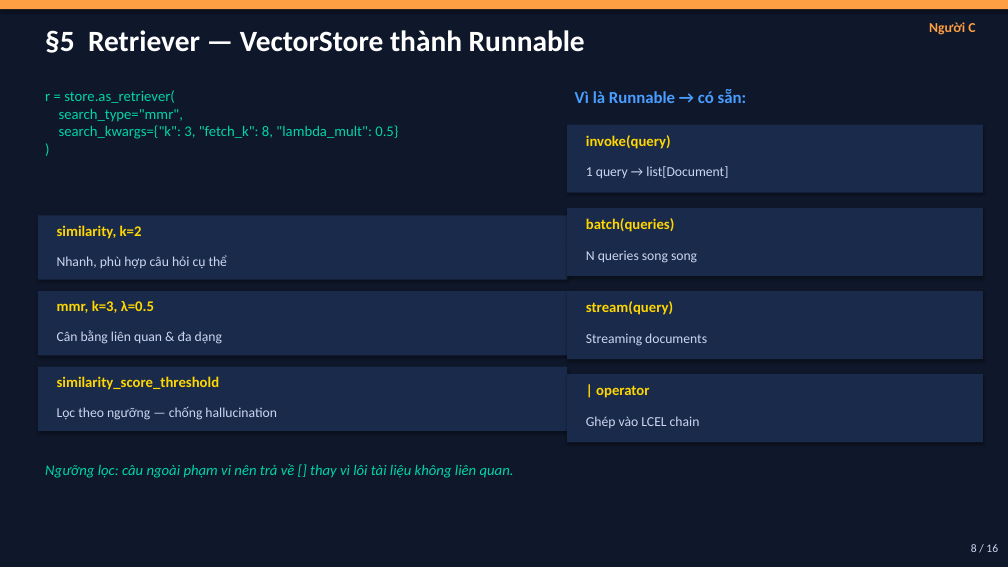
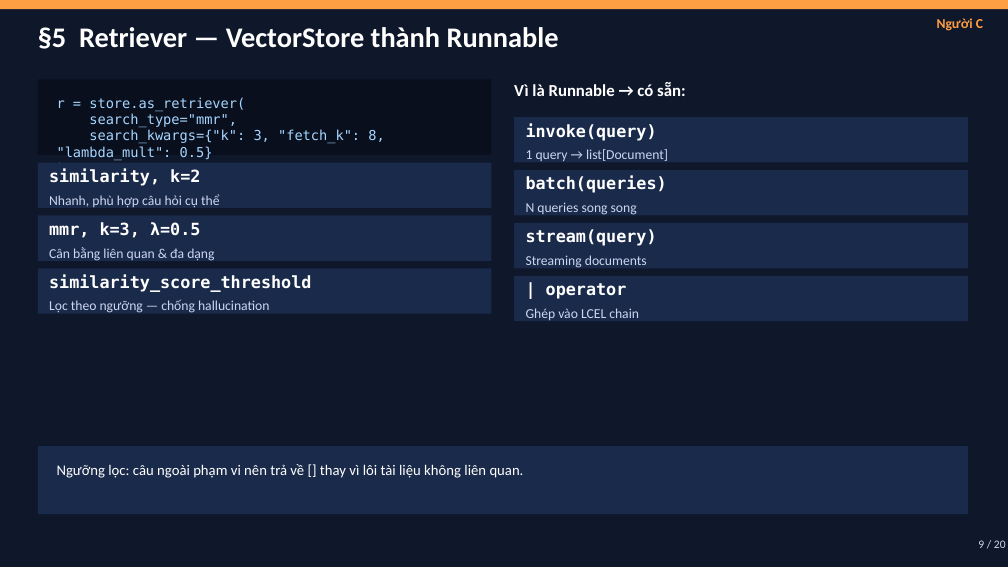
Before and after one commit to trinhminhkha24/b-i-t6-tu, a slide deck: slide 9 of LangChain_Presentation.pptx (slide 8 before the commit). Drawn at 1008x567 pixels with LibreOffice and Linux fonts; fonts in the diff are those of the drawing. Boxes give left, top, right and bottom in pixels: in the first picture for what was removed or moved away, otherwise in the second. Text is boxed around its words. In the diff, an @@ line names an element or a change of style, - is before the commit and + after.

```diff
--- a/LangChain_Presentation.pptx
+++ b/LangChain_Presentation.pptx
@@ text "§5 Retriever — VectorStore thành ..." at (38, 27, 559, 49): size 28 to 27 pt @@
@@ text "Người C": place and size @@
-text "Người C" at (929, 22, 975, 35)
+text "Người C" at (937, 18, 983, 31)
@@ rectangle added at (38, 79, 492, 155), fill #0A0F1E @@
@@ text "Vì là Runnable → có ...": place and size @@
-text "Vì là Runnable → có ..." at (575, 90, 747, 103)
+text "Vì là Runnable → có ..." at (514, 82, 686, 96)
@@ text "Vì là Runnable → có ..." at (514, 82, 686, 96): text colour #4A9EFF to #FFFFFF @@
@@ text at (57, 97, 384, 161): text changed; size 14 to 13 pt; font Calibri to DejaVu Sans Mono; text colour #00D4AA to #A5D6FF @@
-r = store.as_retriever(
-search_type="mmr",
-search_kwargs={"k": 3, "fetch_k": 8, "lambda_mult": 0.5}
-)
+r = store.as_retriever(
+search_type="mmr",
+search_kwargs={"k": 3, "fetch_k": 8, "lambda_mult": 0.5}
+)
@@ rectangle: place and size @@
-rectangle at (567, 125, 983, 193)
+rectangle at (514, 117, 968, 163)
@@ text "invoke(query)": place and size @@
-text "invoke(query)" at (586, 135, 671, 149)
+text "invoke(query)" at (526, 123, 657, 141)
@@ text "1 query → list[Document]": place and size @@
-text "1 query → list[Document]" at (586, 166, 728, 178)
+text "1 query → list[Document]" at (526, 149, 668, 161)
@@ rectangle: place and size @@
-rectangle at (567, 374, 983, 442)
+rectangle at (38, 163, 492, 208)
@@ text "similarity, k=2": place and size @@
-text "similarity, k=2" at (57, 225, 142, 239)
+text "similarity, k=2" at (49, 169, 200, 186)
@@ shadow off in 7 elements at (514, 223, 968, 268), (38, 216, 492, 261), (514, 117, 968, 163), (514, 276, 968, 321), (38, 268, 492, 314), (38, 163, 492, 208), (514, 170, 968, 216) @@
@@ rectangle: place and size @@
-rectangle at (38, 367, 567, 431)
+rectangle at (514, 170, 968, 216)
@@ text "batch(queries)": place and size @@
-text "batch(queries)" at (586, 218, 675, 232)
+text "batch(queries)" at (526, 176, 667, 193)
@@ text "Nhanh, phù hợp câu hỏi ...": place and size @@
-text "Nhanh, phù hợp câu hỏi ..." at (57, 255, 228, 268)
+text "Nhanh, phù hợp câu hỏi ..." at (49, 194, 220, 208)
@@ text "N queries song song": place and size @@
-text "N queries song song" at (586, 251, 697, 263)
+text "N queries song song" at (526, 202, 637, 215)
@@ rectangle: place and size @@
-rectangle at (38, 216, 567, 280)
+rectangle at (38, 216, 492, 261)
@@ text "mmr, k=3, λ=0.5": place and size @@
-text "mmr, k=3, λ=0.5" at (57, 300, 154, 313)
+text "mmr, k=3, λ=0.5" at (49, 222, 200, 238)
@@ rectangle: place and size @@
-rectangle at (567, 208, 983, 276)
+rectangle at (514, 223, 968, 268)
@@ text "stream(query)": place and size @@
-text "stream(query)" at (586, 301, 673, 315)
+text "stream(query)" at (526, 229, 657, 246)
@@ rectangle: place and size @@
-rectangle at (38, 291, 567, 355)
+rectangle at (38, 268, 492, 314)
@@ text "Cân bằng liên quan & ...": place and size @@
-text "Cân bằng liên quan & ..." at (57, 330, 222, 344)
+text "Cân bằng liên quan & ..." at (49, 247, 214, 261)
@@ text "Streaming documents": place and size @@
-text "Streaming documents" at (586, 333, 707, 346)
+text "Streaming documents" at (526, 255, 647, 268)
@@ size 14 to 16 pt, font Calibri to DejaVu Sans Mono, text colour #FFD700 to #FFFFFF in 7 elements at (526, 123, 657, 141), (526, 176, 667, 193), (49, 169, 200, 186), (526, 229, 657, 246), (49, 222, 200, 238), (546, 283, 627, 299), (49, 275, 311, 292) @@
@@ text "similarity_score_threshold": place and size @@
-text "similarity_score_threshold" at (57, 376, 220, 390)
+text "similarity_score_threshold" at (49, 275, 311, 292)
@@ text "Lọc theo ngưỡng — chống ...": place and size @@
-text "Lọc theo ngưỡng — chống ..." at (57, 407, 276, 420)
+text "Lọc theo ngưỡng — chống ..." at (49, 299, 269, 313)
@@ rectangle: place and size @@
-rectangle at (567, 291, 983, 359)
+rectangle at (514, 276, 968, 321)
@@ text "| operator": place and size @@
-text "| operator" at (596, 385, 649, 398)
+text "| operator" at (546, 283, 627, 299)
@@ text "Ghép vào LCEL chain": place and size @@
-text "Ghép vào LCEL chain" at (586, 416, 700, 428)
+text "Ghép vào LCEL chain" at (526, 308, 639, 320)
@@ rectangle added at (38, 446, 968, 514), fill #1A2A4A @@
@@ text "Ngưỡng lọc: câu ngoài phạm ...": place and size @@
-text "Ngưỡng lọc: câu ngoài phạm ..." at (45, 464, 514, 478)
+text "Ngưỡng lọc: câu ngoài phạm ..." at (57, 464, 524, 478)
@@ text "Ngưỡng lọc: câu ngoài phạm ..." at (57, 464, 524, 478): text colour #00D4AA to #FFFFFF, italic off @@
@@ text at (978, 540, 1006, 548): text changed @@
-8 / 16
+9 / 20
```
Also in this commit, not shown: 15 other slides changed, 4 slides added.
